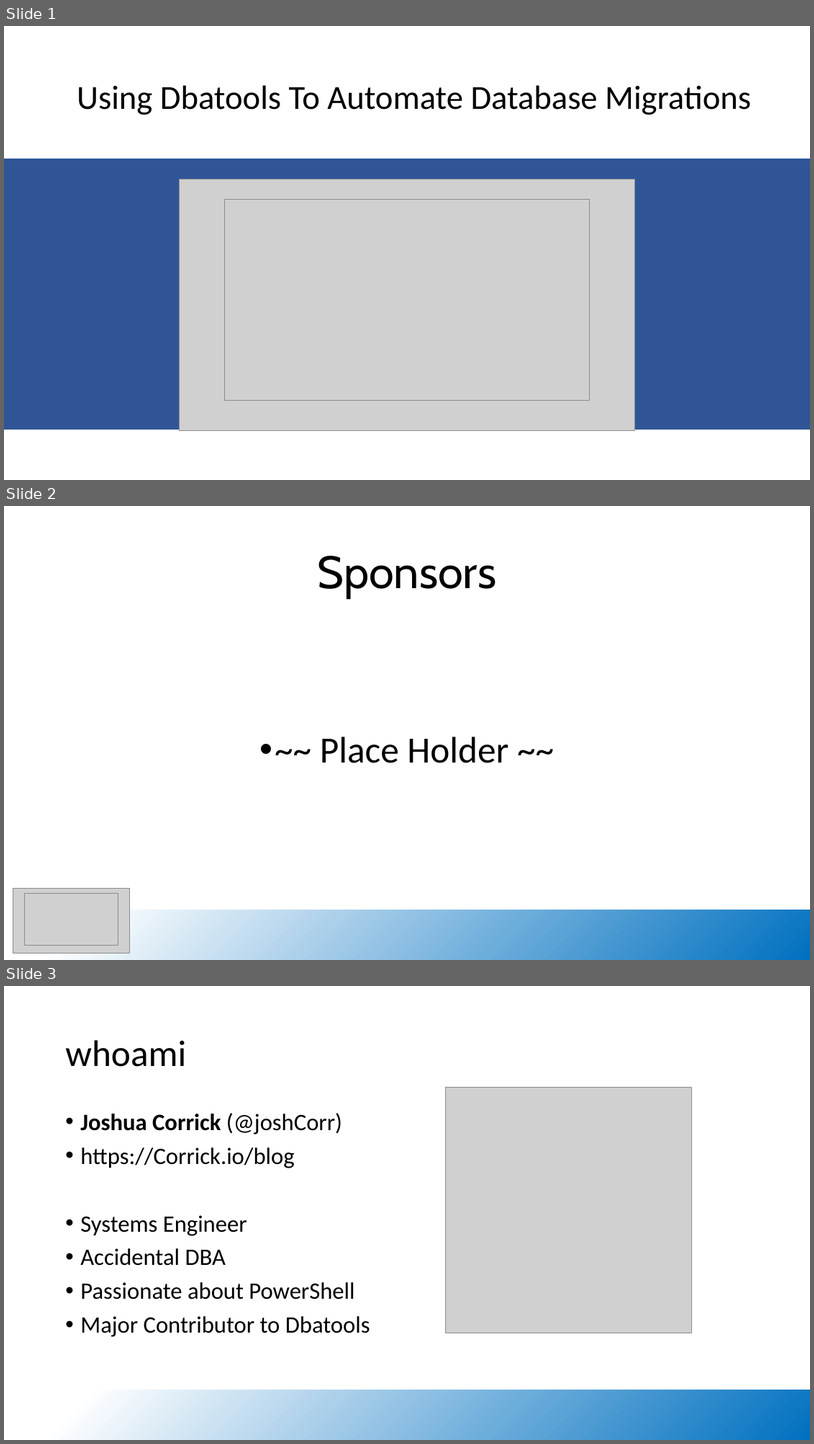
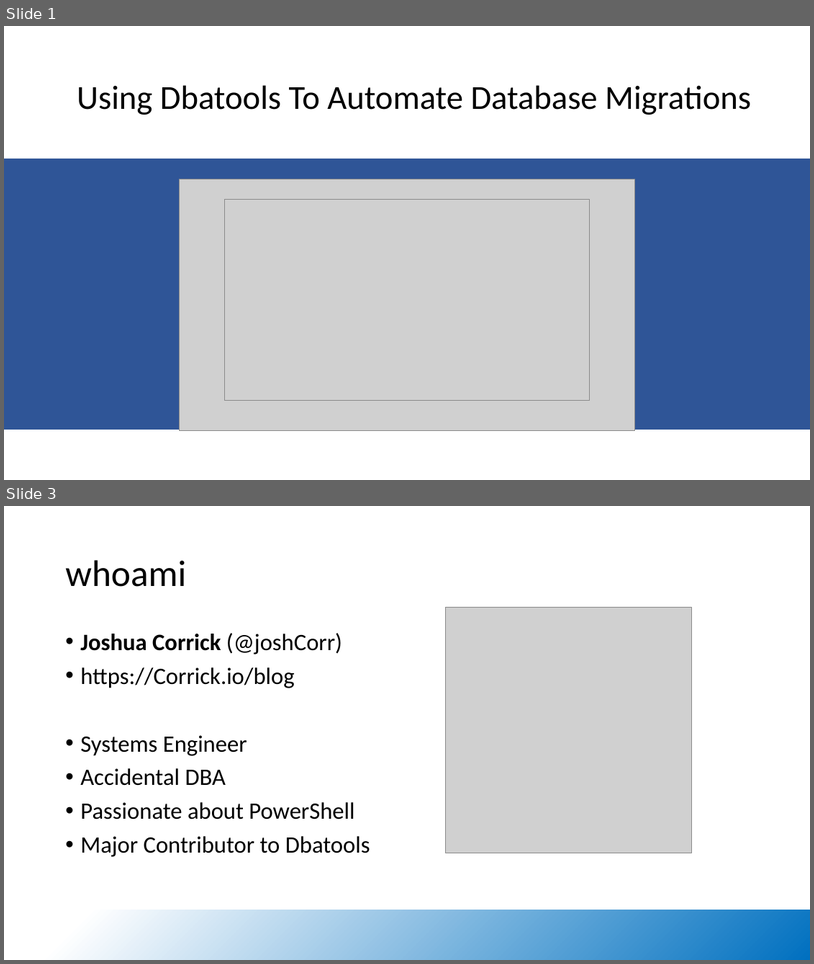
Before and after one commit to dataplat/community-presentations, a slide deck: josh-corrick/UsingDbatoolsToAutomateDeployments.pptx. Shown one above the other, each under a label of ours: slides 1, 2 and 3 before the commit, slides 1 and 3 after it; the slides between them are not shown. The pictures are 814x1444 and 814x964 pixels, drawn with LibreOffice and Linux fonts; fonts in the diff are those of the drawing; grey boxes stand for pictures; background and template pictures are left out. Boxes give left, top, right and bottom in pixels: in the first picture for what was removed or moved away, otherwise in the second. Text is boxed around its words. In the diff, an @@ line names an element or a change of style, - is before the commit and + after.

```diff
--- a/josh-corrick/UsingDbatoolsToAutomateDeployments.pptx
+++ b/josh-corrick/UsingDbatoolsToAutomateDeployments.pptx
@@ slide 2 removed at (x1=4, y1=506, x2=810, y2=960), background #FFFFFF; not listed: 1 template element that a slide beside it also shows @@
@@ title removed at (x1=318, y1=556, x2=496, y2=599) @@
-Sponsors
@@ text removed at (x1=320, y1=736, x2=509, y2=763) @@
-• ~~ Place Holder ~~
@@ picture removed at (x1=13, y1=888, x2=130, y2=953) @@
@@ picture removed at (x1=25, y1=893, x2=118, y2=944) @@
@@ rectangle removed at (x1=4, y1=909, x2=810, y2=960) @@
```
Also in this commit, not shown: 2 slides changed, 1 other file.
